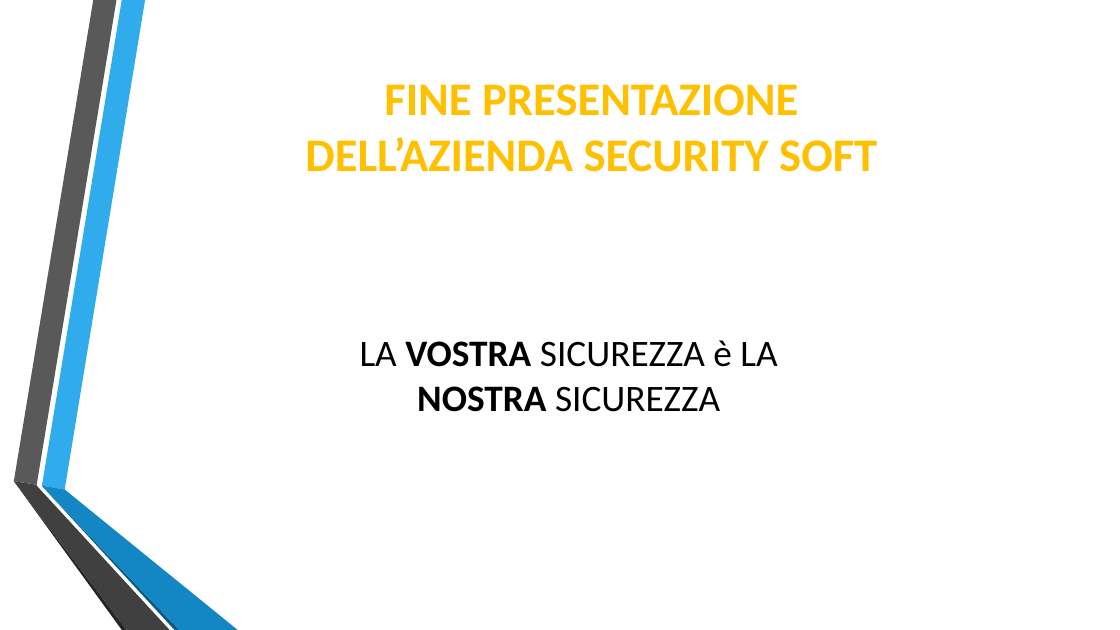
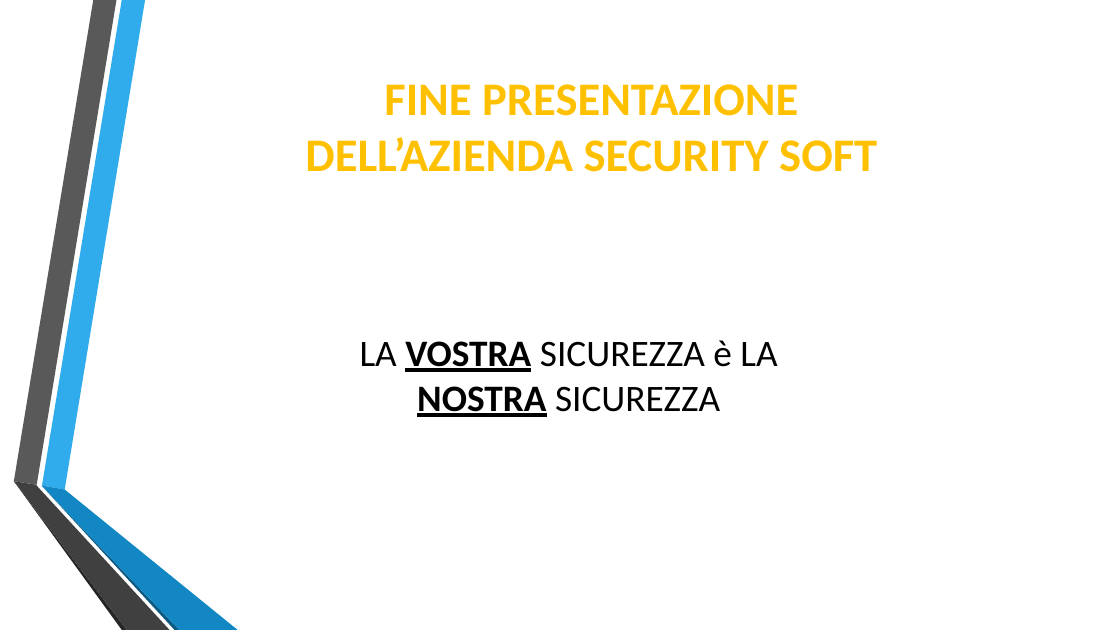
Before and after one commit to Lince99/GPOI, a slide deck: slide 10 of m0n0wall/Presentazione_M0n0wall.odp. Drawn at 1120x630 pixels with LibreOffice and Linux fonts; fonts in the diff are those of the drawing. Boxes give left, top, right and bottom in pixels: in the first picture for what was removed or moved away, otherwise in the second. Text is boxed around its words. In the diff, an @@ line names an element or a change of style, - is before the commit and + after.

Commit message:
Fix odp content and format

```diff
--- a/m0n0wall/Presentazione_M0n0wall.odp
+++ b/m0n0wall/Presentazione_M0n0wall.odp
@@ text "LA VOSTRA SICUREZZA è LA ..." at (360, 340, 777, 417): underline on in "VOSTRA NOSTRA" @@
```
Also in this commit, not shown: 7 other slides changed.
